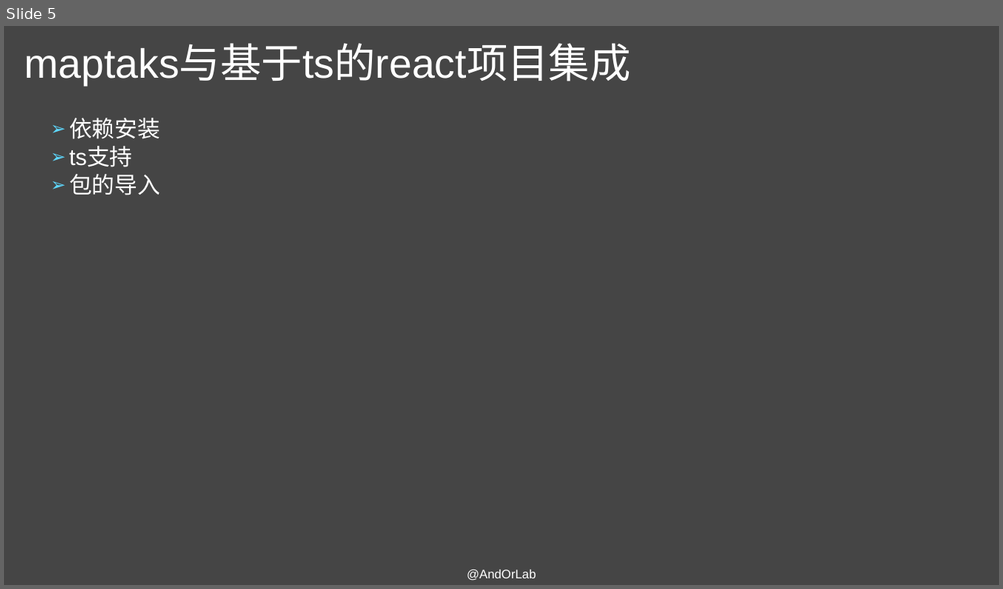
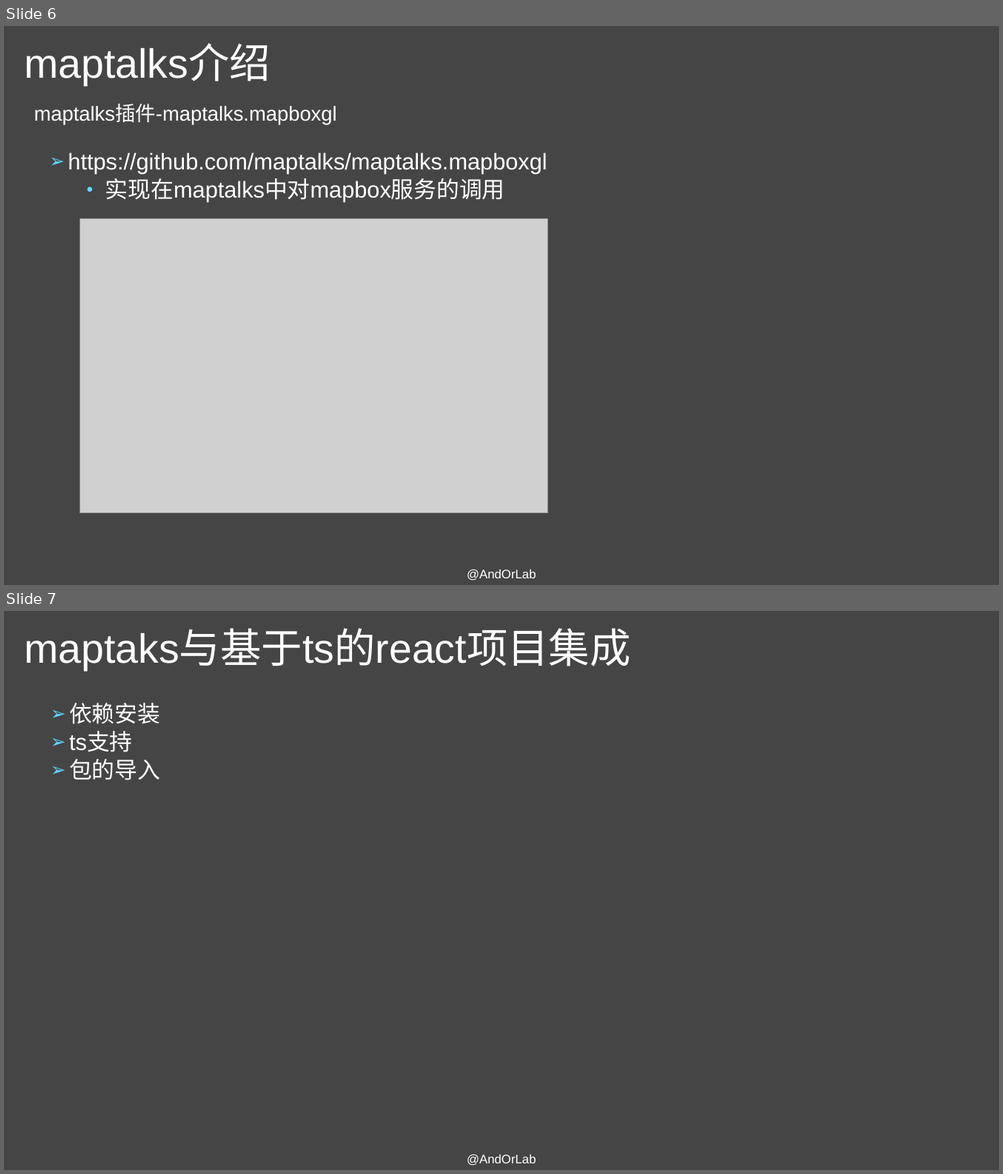
Before and after one commit to AndorLab/TodoList, a slide deck: contents/2018-11-14-杜秀秀/maptalks使用基础.pptx. Shown one above the other, each under a label of ours: slide 5 before the commit, slides 6 and 7 after it. The pictures are 1003x589 and 1003x1174 pixels, drawn with LibreOffice and Linux fonts; fonts in the diff are those of the drawing; grey boxes stand for pictures. Boxes give left, top, right and bottom in pixels: in the first picture for what was removed or moved away, otherwise in the second. Text is boxed around its words. In the diff, an @@ line names an element or a change of style, - is before the commit and + after.

```diff
--- a/contents/2018-11-14-杜秀秀/maptalks使用基础.pptx
+++ b/contents/2018-11-14-杜秀秀/maptalks使用基础.pptx
@@ slide 6 added at (x1=4, y1=26, x2=999, y2=585), background #454545 @@
@@ title added at (x1=24, y1=45, x2=270, y2=85), 39.6 pt, text #FFFFFF @@
+maptalks介绍
@@ text added at (x1=34, y1=105, x2=337, y2=125), 19.6 pt, text #FFFFFF @@
+maptalks插件-maptalks.mapboxgl
@@ text added at (x1=68, y1=153, x2=546, y2=203), 22 pt, text #FFFFFF @@
+➢ https://github.com/maptalks/maptalks.mapboxgl
+  • 实现在maptalks中对mapbox服务的调用
@@ picture added at (x1=80, y1=218, x2=548, y2=513) @@
@@ text added at (x1=466, y1=570, x2=536, y2=581), 12 pt, text #FFFFFF @@
+@AndOrLab
@@ what was slide 5 is now slide 7 @@
```
Also in this commit, not shown: 8 slides changed, 2 other slides added.
